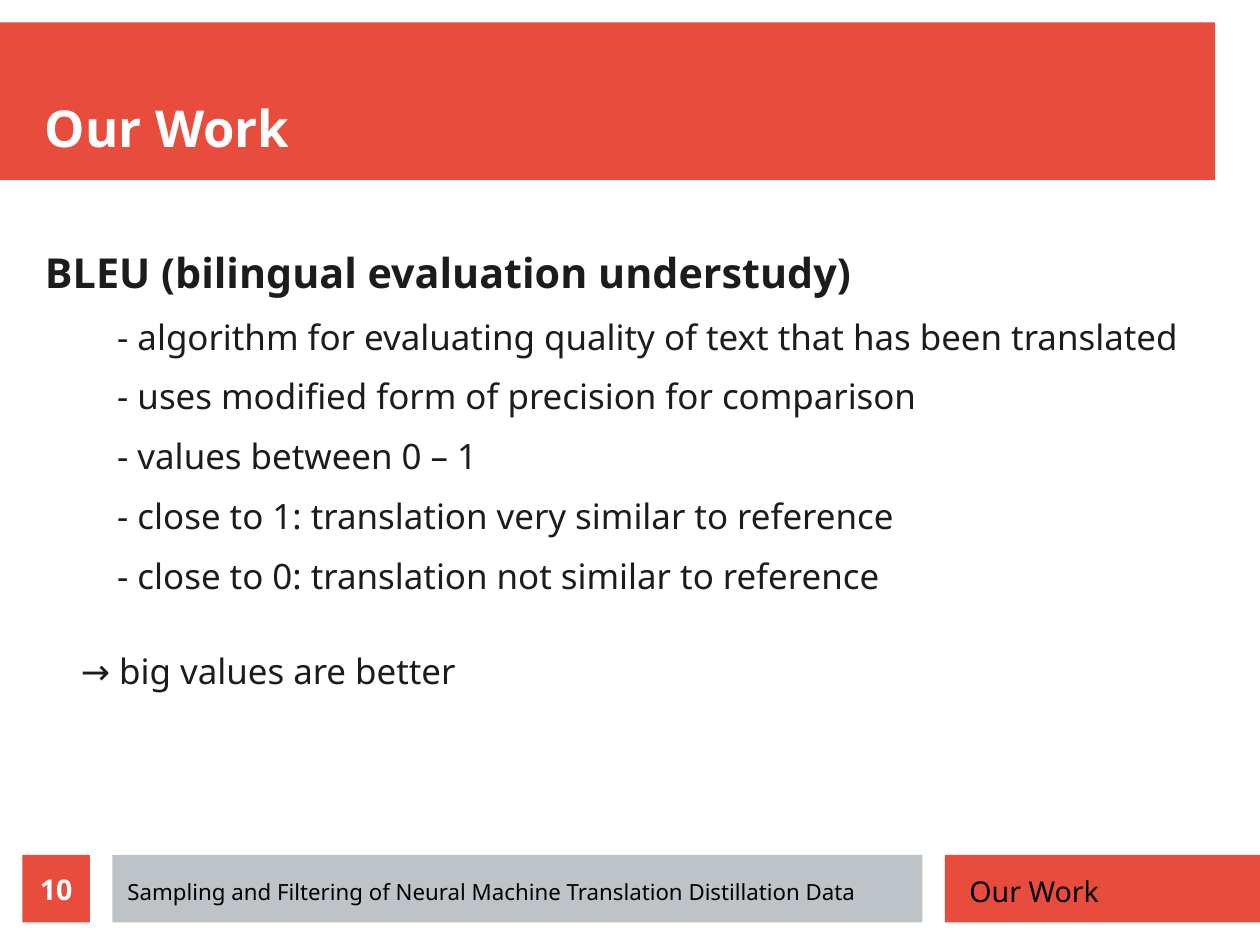
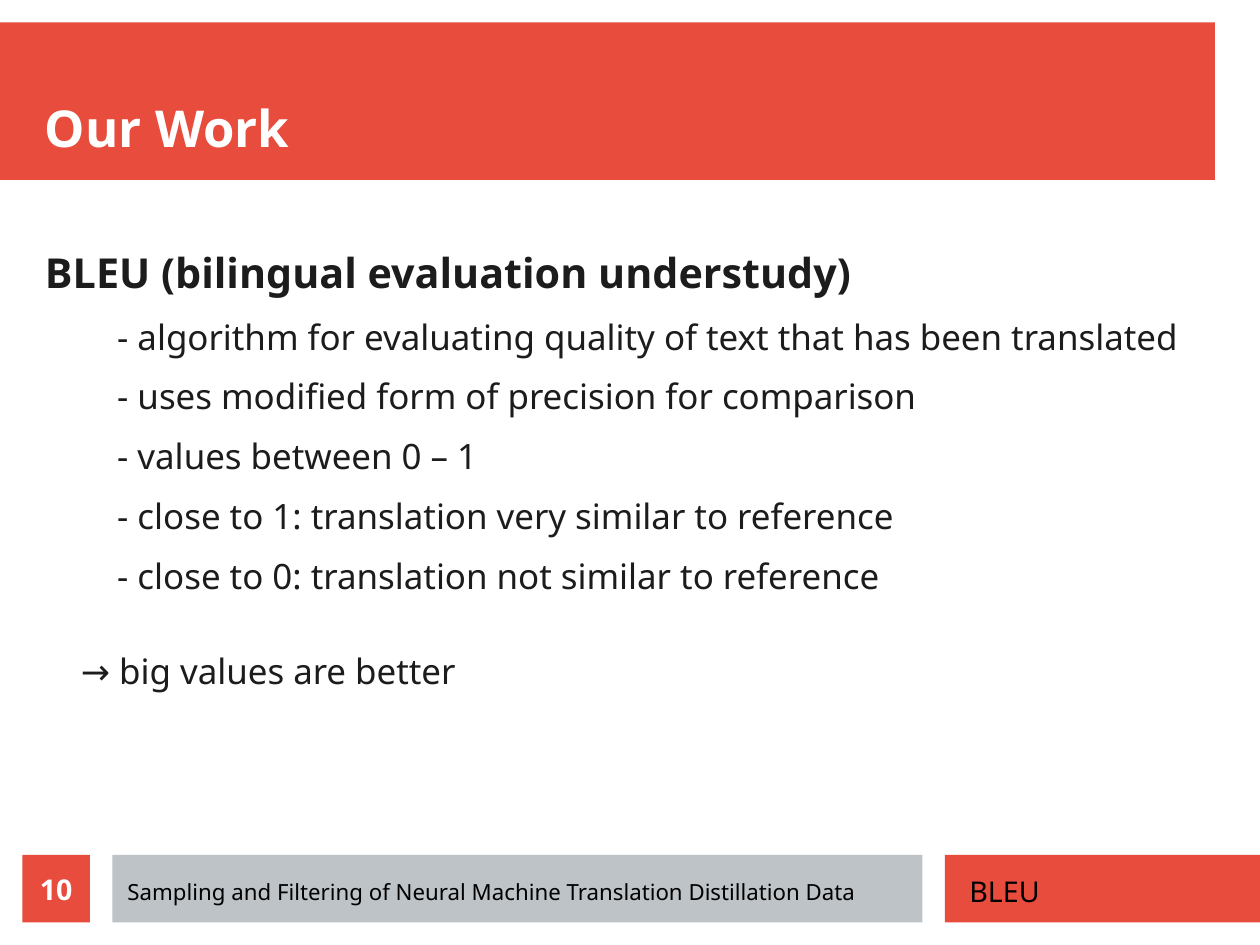
Before and after one commit to zouharvi/reference-mt-distill, a slide deck: slide 10 of meta/final_presentation.odp. Drawn at 1260x945 pixels with LibreOffice and Linux fonts; fonts in the diff are those of the drawing. Boxes give left, top, right and bottom in pixels: in the first picture for what was removed or moved away, otherwise in the second. Text is boxed around its words. In the diff, an @@ line names an element or a change of style, - is before the commit and + after.

```diff
--- a/meta/final_presentation.odp
+++ b/meta/final_presentation.odp
@@ text at bbox=[969, 881, 1039, 903]: text changed @@
-Our Work
+BLEU
```
Also in this commit, not shown: 10 other slides changed.
